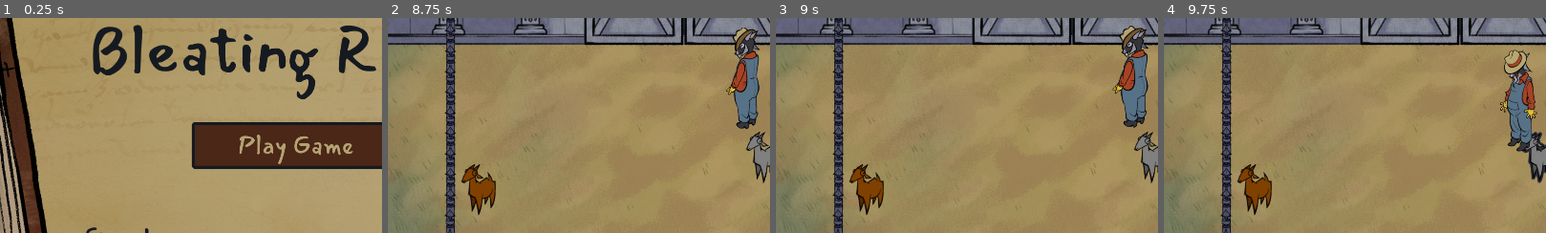
Above: before the commit, frames 1-4 (left to right).
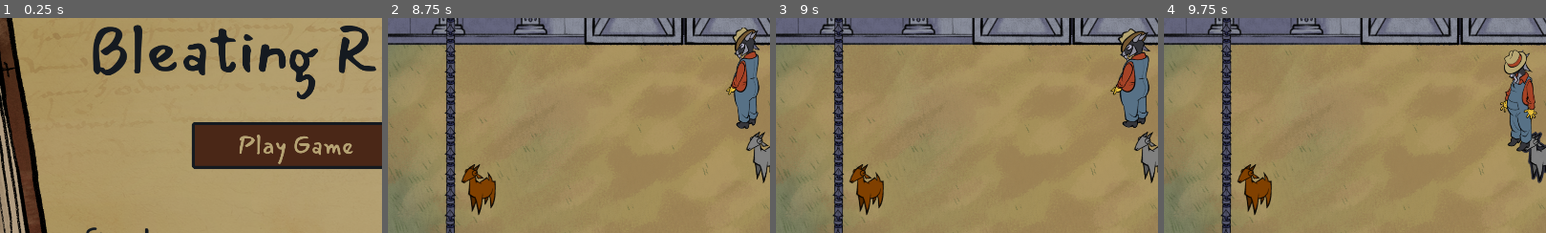
Above: after the commit, the same moments.

Repository: jadicodes/goat-game
Game: Godot game, scene res://ui/main_menu.tscn
Same seed, same stepped clock (60 frames per second), same inputs: the game is played once before the commit and once after it.
Inputs (mouse positions are % of the whole screen's width and height, from its top left):
- Up to frame 1 (0.25 s): no input
- Up to frame 2 (8.75 s): click "Play Game" at 0.5 s; click "Play Game" at 1.25 s; tap E (interact) at 2 s; move the mouse to (72, 45) at 2.02 s; hold D (move_right) 2.03-2.75 s; hold E (interact) 2.03-2.75 s; click (72, 45) at 2.17 s; drag from (30, 55) to (50, 20) at 2.77 s; move the mouse to (60, 28) at 3.52 s; hold D (move_right) 3.53-4.25 s; tap Alt at 3.6, 6.6 s; drag from (45, 70) to (23, 66) at 4.27 s; move the mouse to (80, 65) at 5.02 s; hold A (move_left) 5.03-5.75 s; hold E (interact) 5.03-5.75 s; drag from (20, 35) to (67, 47) at 5.77 s; move the mouse to (55, 50) at 6.52 s; hold S (move_down) 6.53-7.25 s; click (55, 50) at 6.67 s; drag from (35, 25) to (23, 66) at 7.27 s; move the mouse to (72, 45) at 8.02 s; hold W (move_up) from 8.03 s (still down); hold E (interact) from 8.03 s (still down)
- Up to frame 3 (9 s): release W (move_up) at 8.75 s; release E (interact) at 8.75 s; drag from (30, 55) to (60, 58) at 8.77 s
- Up to frame 4 (9.75 s): move the mouse to (60, 28) at 9.52 s; hold S (move_down) from 9.53 s (still down); tap Alt at 9.6 s
The pictures show only the part of the screen within x 11-61%, y 26-76%; the shares and areas given below are measured in that part.

Frames 1-2 are identical in both runs. In frame 3, 1.5% of the frame differs, in the area x 87-98%, y 3-52%; in frame 4, nothing differs.
Error in both runs: Cannot call method 'get_root' on a null value. (res://farm/farm.gd:29)

Commit message:
Implement farmer back idle animation

Diff:
--- a/project/farmer/farmer.tscn
+++ b/project/farmer/farmer.tscn
@@ -1,11 +1,27 @@
-[gd_scene load_steps=22 format=3 uid="uid://cqdu4npym77hm"]
+[gd_scene load_steps=26 format=3 uid="uid://cqdu4npym77hm"]
 
 [ext_resource type="Script" uid="uid://dm2umt83y7wau" path="res://farmer/farmer.gd" id="1_7h16g"]
-[ext_resource type="Texture2D" uid="uid://cqxdafnj0jnjq" path="res://farmer/farmer_sprite_back.png" id="2_d38dk"]
+[ext_resource type="Texture2D" uid="uid://b6b41d6hkeckq" path="res://farmer/farmer_idle_back.png" id="2_dbs57"]
 [ext_resource type="Script" uid="uid://d20spc7xxot7" path="res://directional_sprite/directional_sprite.gd" id="2_vm3ej"]
 [ext_resource type="Texture2D" uid="uid://bephhe7l6ujov" path="res://farmer/farmer_idle_front.png" id="3_dbs57"]
 [ext_resource type="Texture2D" uid="uid://c2orwwouq6xtn" path="res://farmer/farm_walk_back_sprite_sheet.png" id="4_4difp"]
 [ext_resource type="Texture2D" uid="uid://0mke5ok6wqpx" path="res://farmer/farm_walk_front_sprite_sheet.png" id="5_dbs57"]
+
+[sub_resource type="AtlasTexture" id="AtlasTexture_hhxj6"]
+atlas = ExtResource("2_dbs57")
+region = Rect2(0, 0, 256, 256)
+
+[sub_resource type="AtlasTexture" id="AtlasTexture_8gvf0"]
+atlas = ExtResource("2_dbs57")
+region = Rect2(256, 0, 256, 256)
+
+[sub_resource type="AtlasTexture" id="AtlasTexture_kdhkb"]
+atlas = ExtResource("2_dbs57")
+region = Rect2(512, 0, 256, 256)
+
+[sub_resource type="AtlasTexture" id="AtlasTexture_nprlc"]
+atlas = ExtResource("2_dbs57")
+region = Rect2(768, 0, 256, 256)
 
 [sub_resource type="AtlasTexture" id="AtlasTexture_3famh"]
 atlas = ExtResource("3_dbs57")
@@ -59,7 +75,16 @@
 animations = [{
 "frames": [{
 "duration": 1.0,
-"texture": ExtResource("2_d38dk")
+"texture": SubResource("AtlasTexture_hhxj6")
+}, {
+"duration": 1.0,
+"texture": SubResource("AtlasTexture_8gvf0")
+}, {
+"duration": 1.0,
+"texture": SubResource("AtlasTexture_kdhkb")
+}, {
+"duration": 1.0,
+"texture": SubResource("AtlasTexture_nprlc")
 }],
 "loop": true,
 "name": &"idle_back",
@@ -130,10 +155,8 @@
 
 [node name="DirectionalSprite2D" type="AnimatedSprite2D" parent="."]
 sprite_frames = SubResource("SpriteFrames_4difp")
-animation = &"idle_front"
+animation = &"idle_back"
 autoplay = "idle_front"
-frame = 1
-frame_progress = 0.706969
 offset = Vector2(0, -104)
 script = ExtResource("2_vm3ej")
 metadata/_custom_type_script = "uid://d20spc7xxot7"
Not shown, added: project/farmer/farmer_idle_back.png.import
